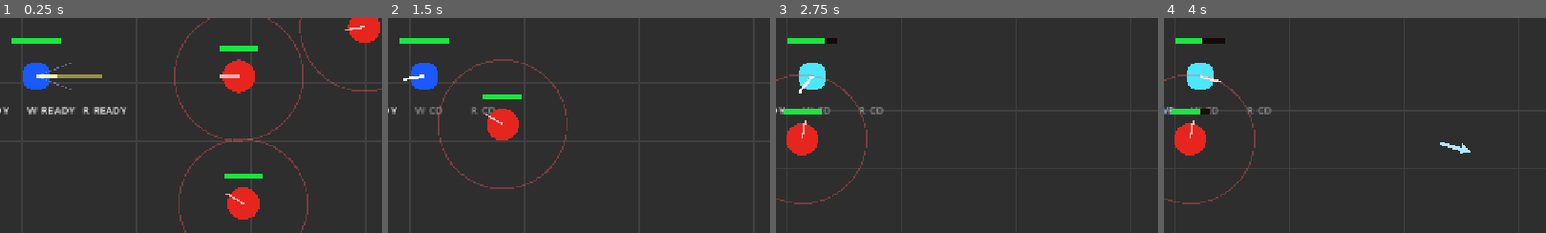
Above: before the commit, frames 1-4 (left to right).
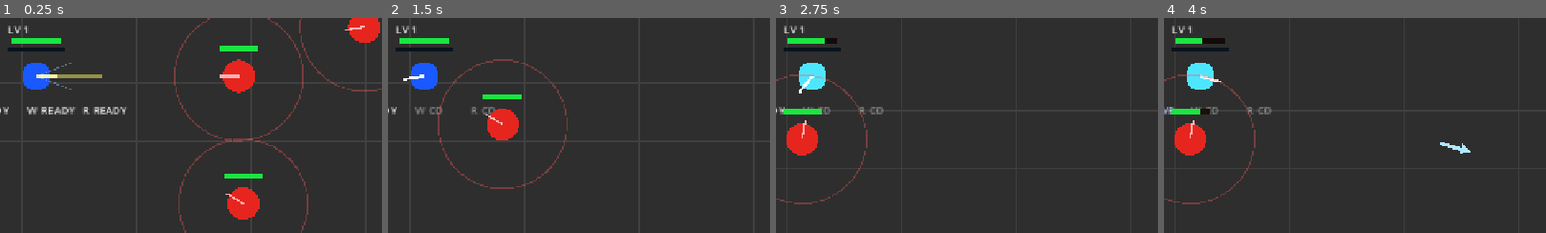
Above: after the commit, the same moments.

Repository: danyoon0760/last-archer
Game: Godot game, scene res://scenes/Main.tscn
Two runs of this game, one before a commit and one after it. Both use one fixed random seed, a clock stepped at 60 frames per second and the inputs below.
Inputs (mouse positions are % of the whole screen's width and height, from its top left):
- Up to frame 1 (0.25 s): no input
- Up to frame 2 (1.5 s): tap Enter at 0.5 s; move the mouse to (72, 45) at 0.52 s; hold W 0.53-1.28 s; tap R at 0.6, 1.35 s; click (72, 45) at 0.67 s; move the mouse to (30, 55) at 1.27 s; click (30, 55) at 1.42 s
- Up to frame 3 (2.75 s): tap Space at 2 s; move the mouse to (60, 28) at 2.02 s; hold W from 2.03 s (still down); tap E at 2.1 s; click (60, 28) at 2.17 s; tap R at 2.3 s
- Up to frame 4 (4 s): move the mouse to (45, 70) at 2.77 s; tap Q at 2.85 s; click (45, 70) at 2.92 s; tap R at 3.05, 3.6 s; move the mouse to (80, 65) at 3.52 s; release W at 3.53 s; click (80, 65) at 3.67 s
The pictures show only the part of the screen within x 45-95%, y 36-86%; the shares and areas given below are measured in that part.

The runs differ from the first frame. In frame 1, 0.4% of the frame differs, in the area x 2-17%, y 3-16%; in frame 2, 0.4%; in frame 3, 0.4%; in frame 4, 0.4%.

Commit message:
Add player EXP and level progression

Diff:
--- a/scripts/player.gd
+++ b/scripts/player.gd
@@ -33,6 +33,10 @@
 var snipe_cooldown_timer: float = 0.0
 var dodge_direction: Vector2 = Vector2.RIGHT
 var hp: int
+var level: int = 1
+var exp_current: int = 0
+var exp_to_next: int = 10
+var attack_bonus: int = 0
 var is_dead: bool = false
 
 func _ready() -> void:
@@ -164,7 +168,7 @@
 	spawn_arrow(
 		global_position + shoot_direction * 32.0,
 		shoot_direction,
-		snipe_damage,
+		snipe_damage + attack_bonus,
 		snipe_speed,
 		snipe_lifetime,
 		snipe_pierce_count,
@@ -195,13 +199,30 @@
 	var shoot_direction: Vector2 = get_aim_direction()
 	facing_direction = shoot_direction
 	attack_timer = get_current_attack_cooldown()
-	spawn_arrow(global_position + shoot_direction * 24.0, shoot_direction)
+	spawn_arrow(global_position + shoot_direction * 24.0, shoot_direction, 25 + attack_bonus)
 
 func spawn_arrow(start_position: Vector2, shoot_direction: Vector2, custom_damage: int = -1, custom_speed: float = -1.0, custom_lifetime: float = -1.0, custom_pierce_count: int = -1, custom_color: Color = Color(-1, -1, -1), custom_width: float = -1.0, custom_length: float = -1.0) -> void:
 	var arrow: Node = arrow_scene.instantiate()
 	get_tree().current_scene.add_child(arrow)
 	if arrow.has_method("setup"):
 		arrow.setup(start_position, shoot_direction, custom_damage, custom_speed, custom_lifetime, custom_pierce_count, custom_color, custom_width, custom_length)
+
+func gain_exp(amount: int) -> void:
+	if is_dead:
+		return
+	exp_current += amount
+	while exp_current >= exp_to_next:
+		exp_current -= exp_to_next
+		level_up()
+	queue_redraw()
+
+func level_up() -> void:
+	level += 1
+	exp_to_next = int(round(float(exp_to_next) * 1.35 + 5.0))
+	max_hp += 10
+	hp = max_hp
+	attack_bonus += 2
+	print("Level up! Level: %s" % level)
 
 func take_damage(amount: int) -> void:
 	if is_dead:
@@ -255,6 +276,15 @@
 	var bar_pos: Vector2 = Vector2(-bar_width / 2.0, -42.0)
 	draw_rect(Rect2(bar_pos, Vector2(bar_width, bar_height)), Color(0.08, 0.04, 0.04))
 	draw_rect(Rect2(bar_pos, Vector2(bar_width * hp_ratio, bar_height)), Color(0.1, 0.9, 0.25))
+
+	# EXP bar.
+	var exp_bar_width: float = 64.0
+	var exp_bar_height: float = 5.0
+	var exp_ratio: float = clampf(float(exp_current) / float(exp_to_next), 0.0, 1.0)
+	var exp_bar_pos: Vector2 = Vector2(-exp_bar_width / 2.0, -32.0)
+	draw_rect(Rect2(exp_bar_pos, Vector2(exp_bar_width, exp_bar_height)), Color(0.04, 0.08, 0.12))
+	draw_rect(Rect2(exp_bar_pos, Vector2(exp_bar_width * exp_ratio, exp_bar_height)), Color(0.2, 0.85, 1.0))
+	draw_string(ThemeDB.fallback_font, Vector2(-32, -48), "LV %s" % level, HORIZONTAL_ALIGNMENT_LEFT, -1.0, 12, Color.WHITE)
 
 	# Skill indicators.
 	var q_text: String = "Q READY"
